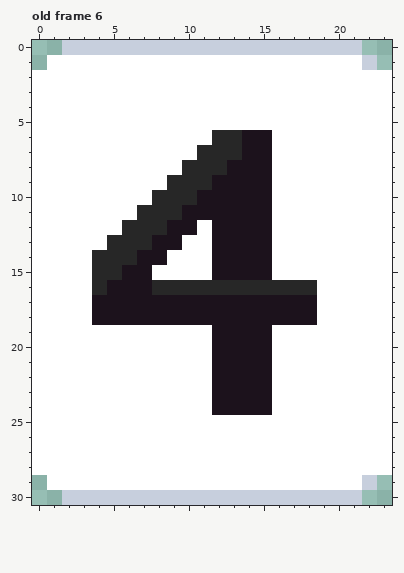
File history of a pixel-art file, Assets/HUD/NewPlayerHUD/NewHUD_MouseIcons.aseprite. That is the earlier state.
24x31 pixels, 6 frames. Shown: old frame 6. The commit also changed other frames, which this record leaves out.
The same view after the edit:
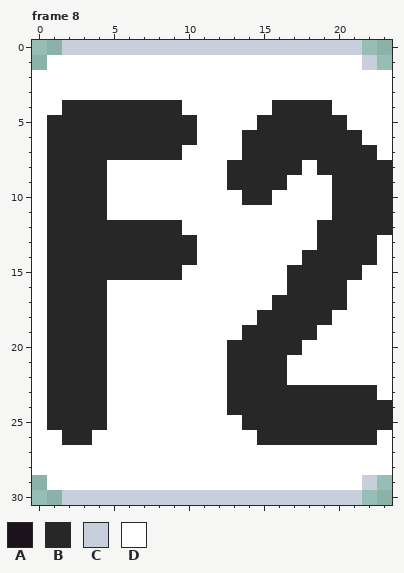
Palette (. is transparent): A #1c121c  B #272727  C #c7cfdd  D #ffffff
A new or re-ordered frame is compared with the old frame closest to it.
What changed:
frames 6 -> 9
Frame 8 is new; against old frame 6:
y 4: x 2..9 DDDDDDDD -> BBBBBBBB; x 16..19 DDDD -> BBBB
y 5: x 1..10 DDDDDDDDDD -> BBBBBBBBBB; x 15..20 DDDDDD -> BBBBBB
y 6: x 1..10 DDDDDDDDDD -> BBBBBBBBBB; x 12..21 BBAADDDDDD -> DDBBBBBBBB
y 7: x 1..9 DDDDDDDDD -> BBBBBBBBB; x 11..22 BBBAADDDDDDD -> DDDBBBBBBBBB
y 8: x 1..4 DDDD -> BBBB; x 10..17 BBBAAADD -> DDDBBBBB; x 19..23 DDDDD -> BBBBB
y 9: x 1..4 DDDD -> BBBB; x 9..16 BBBAAAAD -> DDDDBBBB; x 20..23 DDDD -> BBBB
y 10: x 1..4 DDDD -> BBBB; x 8..15 BBBAAAAA -> DDDDDDBB; x 20..23 DDDD -> BBBB
y 11: x 1..4 DDDD -> BBBB; x 7..15 BBBAAAAAA -> DDDDDDDDD; x 20..23 DDDD -> BBBB
y 12: x 1..5 DDDDD -> BBBBB; x 9..10 AA -> BD; x 12..15 AAAA -> DDDD; x 19..23 DDDDD -> BBBBB
y 13: x 1..4 DDDD -> BBBB; x 8..10 AAD -> BBB; x 12..15 AAAA -> DDDD; x 19..22 DDDD -> BBBB
y 14: x 1..3 DDD -> BBB; x 7..10 AADD -> BBBB; x 12..15 AAAA -> DDDD; x 18..22 DDDDD -> BBBBB
y 15: x 1..3 DDD -> BBB; x 6..9 AADD -> BBBB; x 12..15 AAAA -> DDDD; x 17..21 DDDDD -> BBBBB
y 16: x 1..3 DDD -> BBB; x 5..16 AAABBBBBBBBB -> DDDDDDDDDDDD; x 19..20 DD -> BB
y 17: x 1..20 DDDAAAAAAAAAAAAAAADD -> BBBBDDDDDDDDDDDBBBBB
y 18: x 1..19 DDDAAAAAAAAAAAAAAAD -> BBBBDDDDDDDDDDBBBBB
y 19: x 1..4 DDDD -> BBBB; x 12..18 AAAADDD -> DDBBBBB
y 20: x 1..4 DDDD -> BBBB; x 12..17 AAAADD -> DBBBBB
y 21..22: x 1..4 DDDD -> BBBB; x 12..16 AAAAD -> DBBBB
y 23: x 1..4 DDDD -> BBBB; x 12..22 AAAADDDDDDD -> DBBBBBBBBBB
y 24: x 1..4 DDDD -> BBBB; x 12..23 AAAADDDDDDDD -> DBBBBBBBBBBB
y 25: x 1..4 DDDD -> BBBB; x 14..23 DDDDDDDDDD -> BBBBBBBBBB
y 26: x 2..3 DD -> BB; x 15..22 DDDDDDDD -> BBBBBBBB
Boxes around the changes in both pictures, in picture pixels (x1, y1, x2, y2):
changed: (47, 100, 392, 445)
